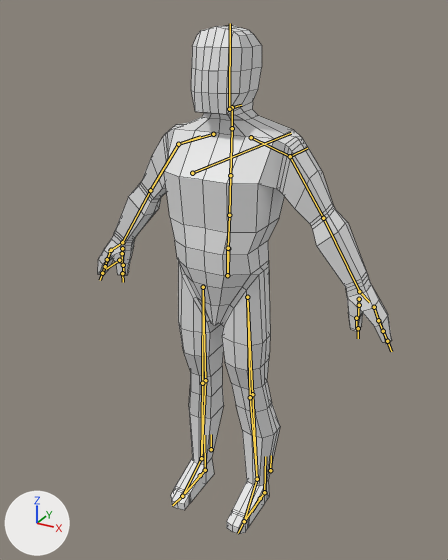
What one commit did to the FBX model Assets/_/Art/Anim/3D_ply_Player.fbx.
Both versions are drawn from a camera (50 mm lens) standing at (0.94, -1.71, 1.804) and looking at (0.029, -0.054, 0.976). The lights are fixed; the arrows at lower left show +X, +Y and +Z. The older version comes first. The bones that change, and the others that lie on the model, are drawn over the model as lines. Mesh edges are drawn as thin lines.

In view in the first picture: 'Man'.
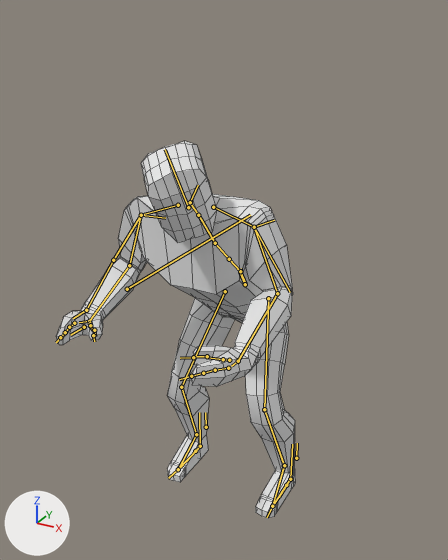
The newer file adds an action. The first version stands in its rest pose; the second is drawn at frame 27 of the action 'Twerk'.

Changed parts and their boxes (x1, y1, x2, y2) in the pictures (448 x 560 px):
'Man', posed (19% narrower, 26% shorter)
    before: (98, 26, 392, 534)
    after: (56, 141, 295, 518)
bone 'DEF_Hips', root to tip
    before: (227, 275) to (227, 247)
    after: (245, 284) to (240, 272)
bone 'DEF_Spine', root to tip
    before: (228, 248) to (229, 215)
    after: (240, 271) to (229, 259)
bone 'DEF_Spine2', root to tip
    before: (230, 175) to (232, 129)
    after: (215, 243) to (199, 215)
bone 'DEF_Head', root to tip
    before: (229, 109) to (230, 23)
    after: (188, 207) to (165, 149)
bone 'DEF_Shoulder.L', root to tip
    before: (251, 137) to (290, 156)
    after: (213, 207) to (254, 227)
bone 'DEF_Arm.L', root to tip
    before: (290, 156) to (323, 218)
    after: (254, 227) to (277, 293)
bone 'DEF_ForeArm.L', root to tip
    before: (323, 218) to (359, 291)
    after: (277, 293) to (238, 361)
bone 'DEF_Hand.L', root to tip
    before: (359, 291) to (369, 302)
    after: (238, 361) to (231, 366)
bone 'DEF_Shoulder.R', root to tip
    before: (213, 134) to (178, 144)
    after: (178, 205) to (141, 215)
bone 'DEF_Arm.R', root to tip
    before: (178, 144) to (150, 190)
    after: (141, 215) to (129, 265)
bone 'DEF_ForeArm.R', root to tip
    before: (150, 190) to (122, 242)
    after: (129, 265) to (89, 321)
bone 'DEF_Hand.R', root to tip
    before: (122, 242) to (114, 248)
    after: (89, 321) to (79, 322)
bone 'DEF_UpLeg.L', root to tip
    before: (247, 297) to (252, 394)
    after: (268, 298) to (264, 410)
bone 'DEF_Leg.L', root to tip
    before: (252, 394) to (257, 479)
    after: (264, 410) to (284, 465)
bone 'DEF_Foot.L', root to tip
    before: (257, 479) to (244, 521)
    after: (284, 465) to (272, 506)
bone 'DEF_UpLeg.R', root to tip
    before: (203, 287) to (205, 380)
    after: (225, 291) to (181, 387)
bone 'DEF_Leg.R', root to tip
    before: (205, 380) to (201, 458)
    after: (181, 387) to (196, 434)
bone 'DEF_Foot.R', root to tip
    before: (201, 458) to (182, 496)
    after: (196, 434) to (178, 469)

The change, as a list of edits to the scene's bpy script:
```text
Change bone_def_hips:
    where bone_def_hips = bpy.data.objects['Armature'].pose.bones['DEF_Hips']  # child of 'ROOT'
    bone_def_hips.location: (0.0, 0.0, 0.0) -> (-0.011, -0.098, -0.158)
    bone_def_hips.rotation_quaternion: (1.0, 0.0, 0.0, 0.0) -> (0.933, 0.352, 0.07, -0.036)  # degrees (0, 0, 0) -> degrees (41, 9, -1)
Change bone_def_spine:
    where bone_def_spine = bpy.data.objects['Armature'].pose.bones['DEF_Spine']  # child of 'DEF_Hips'
    bone_def_spine.rotation_quaternion: (1.0, 0.0, 0.0, 0.0) -> (0.994, 0.082, -0.051, 0.06)  # degrees (0, 0, 0) -> degrees (9, -6, 6)
Change bone_def_spine2:
    where bone_def_spine2 = bpy.data.objects['Armature'].pose.bones['DEF_Spine2']  # child of 'DEF_Spine1'
    bone_def_spine2.rotation_quaternion: (1.0, 0.0, 0.0, 0.0) -> (0.996, -0.088, 0.015, 0.019)  # degrees (0, 0, 0) -> degrees (-10, 2, 2)
Change bone_def_head:
    where bone_def_head = bpy.data.objects['Armature'].pose.bones['DEF_Head']  # child of 'DEF_Neck'
    bone_def_head.rotation_quaternion: (1.0, 0.0, 0.0, 0.0) -> (0.948, -0.021, 0.308, -0.072)  # degrees (0, 0, 0) -> degrees (-6, 36, -11)
Change bone_def_shoulder_l:
    where bone_def_shoulder_l = bpy.data.objects['Armature'].pose.bones['DEF_Shoulder.L']  # child of 'DEF_Spine2'
    bone_def_shoulder_l.location: (0.0, 0.0, 0.0) -> (0.004, -0.021, -0.062)
    bone_def_shoulder_l.rotation_quaternion: (1.0, 0.0, 0.0, 0.0) -> (0.913, 0.007, -0.387, 0.129)  # degrees (0, 0, 0) -> degrees (-7, -45, 19)
Change bone_def_arm_l:
    where bone_def_arm_l = bpy.data.objects['Armature'].pose.bones['DEF_Arm.L']  # child of 'DEF_Shoulder.L'
    bone_def_arm_l.rotation_quaternion: (1.0, 0.0, 0.0, 0.0) -> (0.973, 0.157, 0.139, -0.099)  # degrees (0, 0, 0) -> degrees (17, 18, -9)
Change bone_def_forearm_l:
    where bone_def_forearm_l = bpy.data.objects['Armature'].pose.bones['DEF_ForeArm.L']  # child of 'DEF_Arm.L'
    bone_def_forearm_l.rotation_quaternion: (1.0, 0.0, 0.0, 0.0) -> (0.817, 0.0, 0.0, 0.576)  # degrees (0, 0, 0) -> degrees (0, 0, 70)
Change bone_def_hand_l:
    where bone_def_hand_l = bpy.data.objects['Armature'].pose.bones['DEF_Hand.L']  # child of 'DEF_ForeArm.L'
    bone_def_hand_l.rotation_quaternion: (1.0, 0.0, 0.0, 0.0) -> (0.916, -0.236, -0.317, 0.071)  # degrees (0, 0, 0) -> degrees (-35, -33, 19)
Change bone_def_shoulder_r:
    where bone_def_shoulder_r = bpy.data.objects['Armature'].pose.bones['DEF_Shoulder.R']  # child of 'DEF_Spine2'
    bone_def_shoulder_r.location: (0.0, 0.0, 0.0) -> (-0.009, -0.015, -0.046)
    bone_def_shoulder_r.rotation_quaternion: (1.0, 0.0, 0.0, 0.0) -> (0.867, 0.008, 0.472, -0.158)  # degrees (0, 0, 0) -> degrees (-14, 55, -28)
Change bone_def_arm_r:
    where bone_def_arm_r = bpy.data.objects['Armature'].pose.bones['DEF_Arm.R']  # child of 'DEF_Shoulder.R'
    bone_def_arm_r.rotation_quaternion: (1.0, 0.0, 0.0, 0.0) -> (0.956, 0.103, -0.187, 0.202)  # degrees (0, 0, 0) -> degrees (8, -24, 22)
Change bone_def_forearm_r:
    where bone_def_forearm_r = bpy.data.objects['Armature'].pose.bones['DEF_ForeArm.R']  # child of 'DEF_Arm.R'
    bone_def_forearm_r.rotation_quaternion: (1.0, 0.0, 0.0, 0.0) -> (0.79, 0.0, 0.0, -0.613)  # degrees (0, 0, 0) -> degrees (0, 0, -76)
Change bone_def_hand_r:
    where bone_def_hand_r = bpy.data.objects['Armature'].pose.bones['DEF_Hand.R']  # child of 'DEF_ForeArm.R'
    bone_def_hand_r.rotation_quaternion: (1.0, 0.0, 0.0, 0.0) -> (0.944, -0.252, 0.209, -0.037)  # degrees (0, 0, 0) -> degrees (-32, 22, -11)
Change bone_def_upleg_l:
    where bone_def_upleg_l = bpy.data.objects['Armature'].pose.bones['DEF_UpLeg.L']  # child of 'DEF_Hips'
    bone_def_upleg_l.rotation_quaternion: (1.0, 0.0, 0.0, 0.0) -> (0.774, 0.628, -0.045, 0.061)  # degrees (0, 0, 0) -> degrees (78, -8, 2)
Change bone_def_leg_l:
    where bone_def_leg_l = bpy.data.objects['Armature'].pose.bones['DEF_Leg.L']  # child of 'DEF_UpLeg.L'
    bone_def_leg_l.rotation_quaternion: (1.0, 0.0, 0.0, 0.0) -> (0.875, -0.484, 0.001, 0.0)  # degrees (0, 0, 0) -> degrees (-58, 0, 0)
Change bone_def_foot_l:
    where bone_def_foot_l = bpy.data.objects['Armature'].pose.bones['DEF_Foot.L']  # child of 'DEF_Leg.L'
    bone_def_foot_l.rotation_quaternion: (1.0, 0.0, 0.0, 0.0) -> (0.974, 0.189, 0.042, -0.121)  # degrees (0, 0, 0) -> degrees (21, 7, -13)
Change bone_def_upleg_r:
    where bone_def_upleg_r = bpy.data.objects['Armature'].pose.bones['DEF_UpLeg.R']  # child of 'DEF_Hips'
    bone_def_upleg_r.rotation_quaternion: (1.0, 0.0, 0.0, 0.0) -> (0.788, 0.59, 0.173, -0.032)  # degrees (0, 0, 0) -> degrees (75, 18, 9)
Change bone_def_leg_r:
    where bone_def_leg_r = bpy.data.objects['Armature'].pose.bones['DEF_Leg.R']  # child of 'DEF_UpLeg.R'
    bone_def_leg_r.rotation_quaternion: (1.0, 0.0, 0.0, 0.0) -> (0.879, -0.477, -0.001, 0.0)  # degrees (0, 0, 0) -> degrees (-57, 0, 0)
Change bone_def_foot_r:
    where bone_def_foot_r = bpy.data.objects['Armature'].pose.bones['DEF_Foot.R']  # child of 'DEF_Leg.R'
    bone_def_foot_r.rotation_quaternion: (1.0, 0.0, 0.0, 0.0) -> (0.972, 0.204, -0.018, 0.11)  # degrees (0, 0, 0) -> degrees (23, -5, 12)
```
